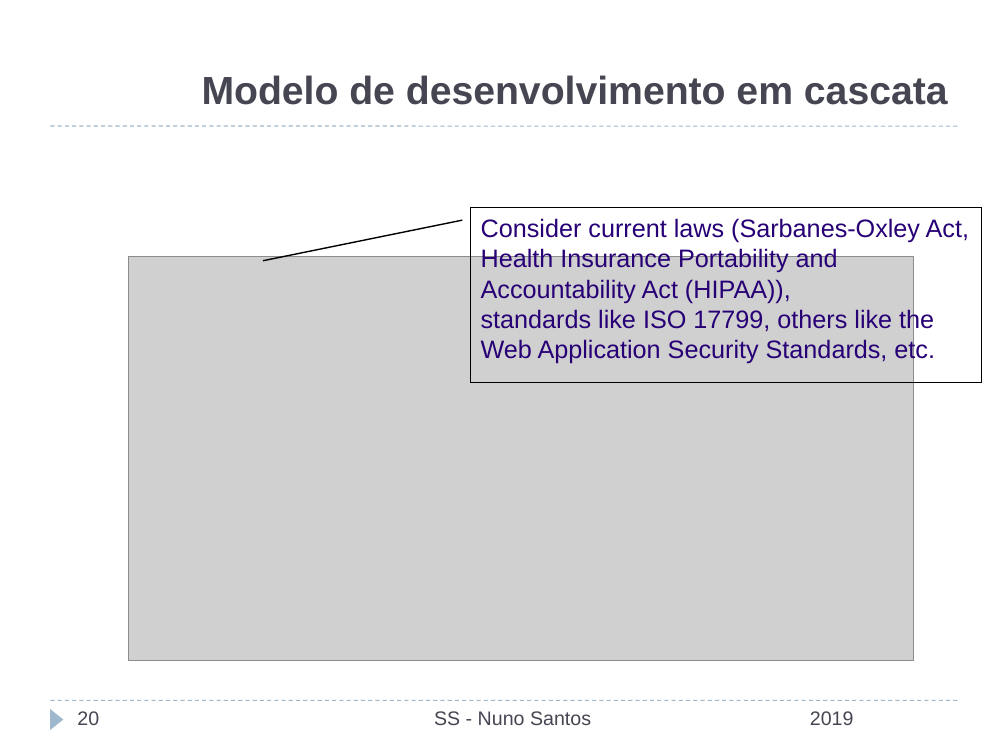
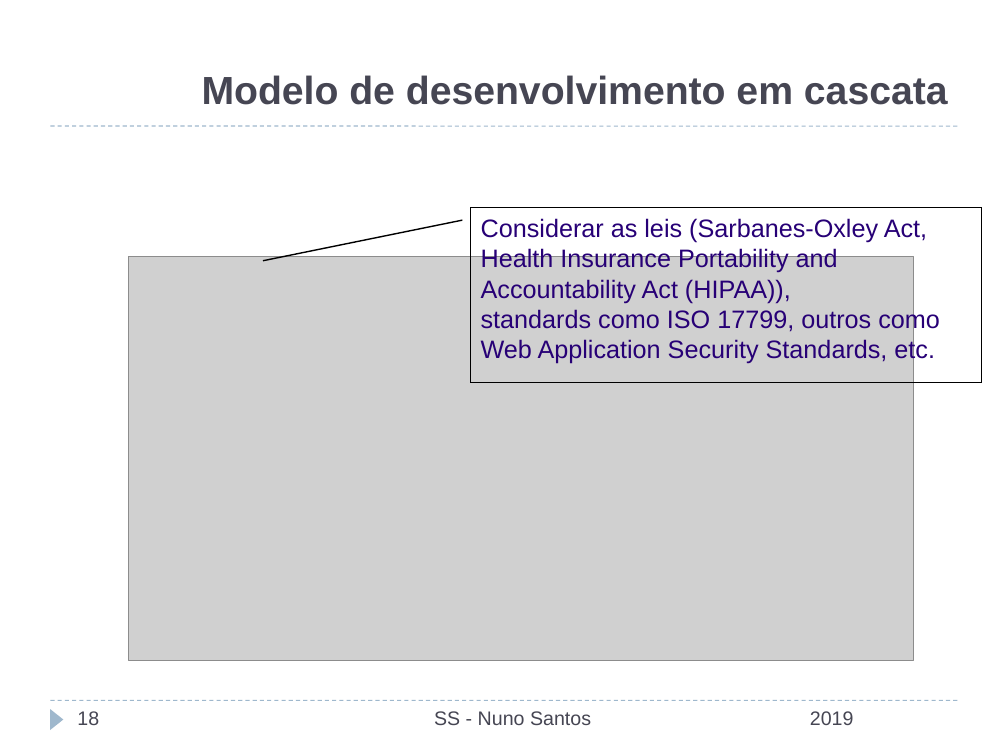
Before and after one commit to nuno-santos/acite2019, a slide deck: slide 18 of teoricas/acite2019-08-secure_sw_devel.pptx (slide 20 before the commit). Drawn at 1008x756 pixels with LibreOffice and Linux fonts; fonts in the diff are those of the drawing; grey boxes stand for pictures; background and template pictures are left out. Boxes give left, top, right and bottom in pixels: in the first picture for what was removed or moved away, otherwise in the second. Text is boxed around its words. In the diff, an @@ line names an element or a change of style, - is before the commit and + after.

```diff
--- a/teoricas/acite2019-08-secure_sw_devel.pptx
+++ b/teoricas/acite2019-08-secure_sw_devel.pptx
@@ text in border callout at box(481, 218, 940, 364): text changed @@
-Consider current laws (Sarbanes-Oxley Act, Health Insurance Portability and Accountability Act (HIPAA)),
-standards like ISO 17799, others like the Web Application Security Standards, etc.
+Considerar as leis (Sarbanes-Oxley Act, Health Insurance Portability and Accountability Act (HIPAA)),
+standards como ISO 17799, outros como Web Application Security Standards, etc.
@@ page number at box(77, 711, 99, 725): text changed @@
-20
+18
```
Also in this commit, not shown: 19 other slides changed, 1 slide added, 3 slides removed, 1 other file.
